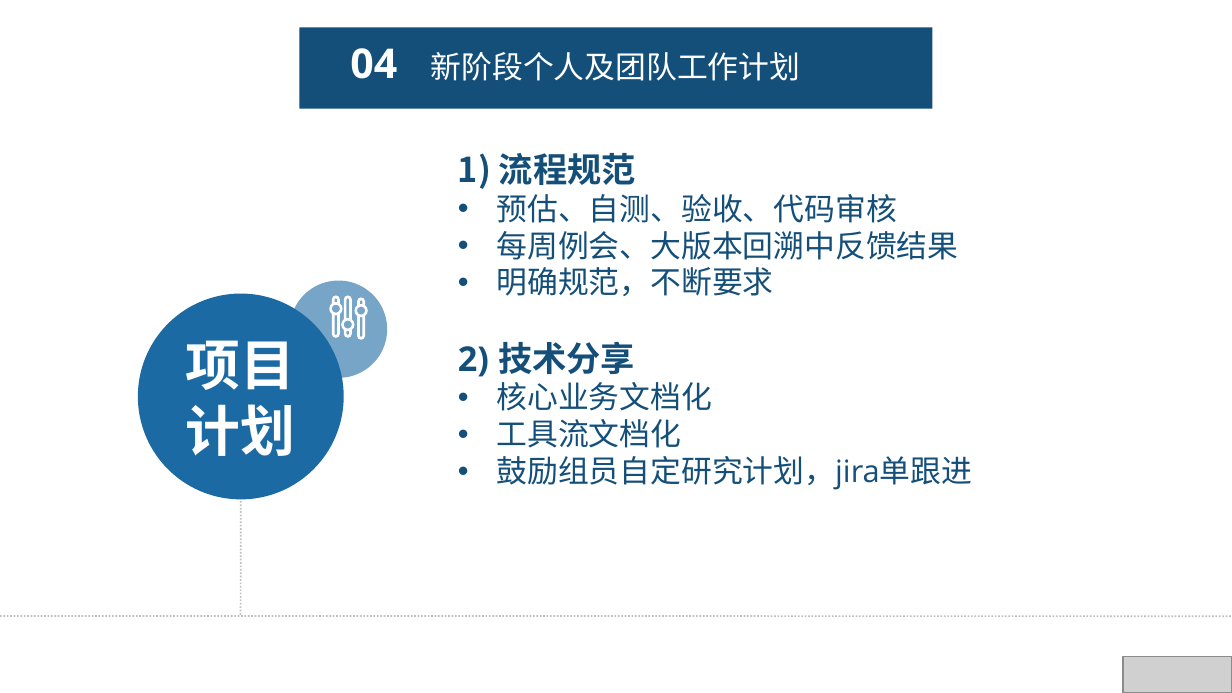
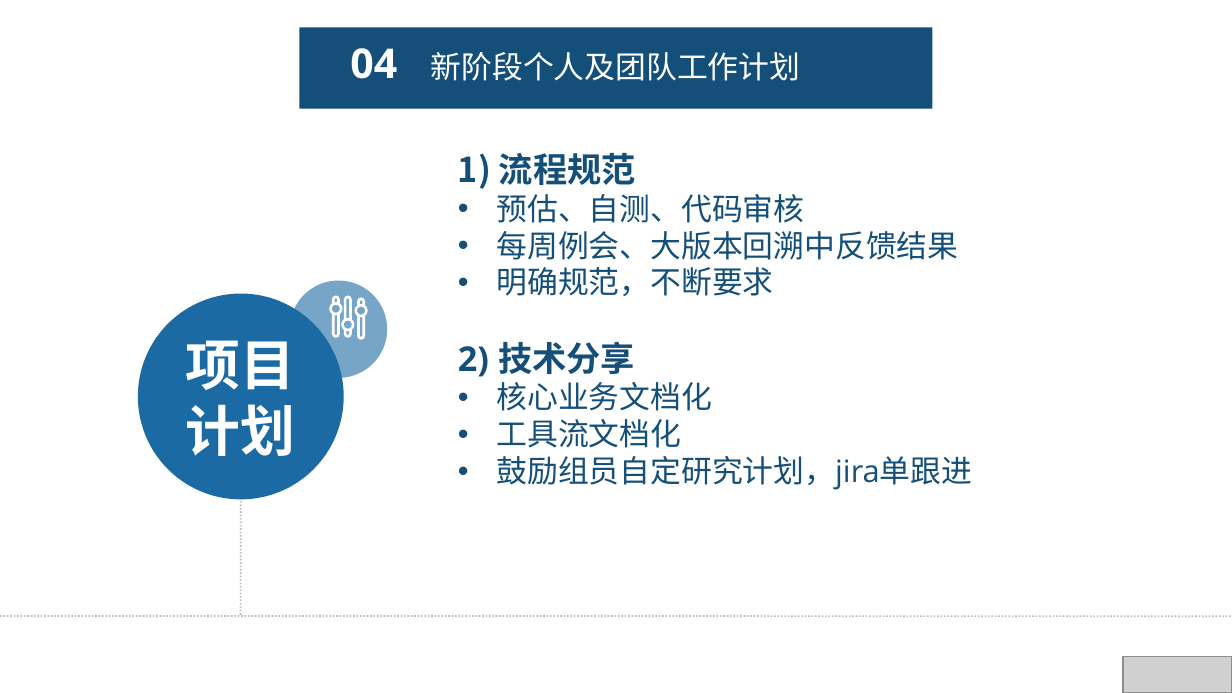
Before and after one commit to fengyuyu/world_rpg, a slide deck: slide 11 of 陈国锋-述职报告 .pptx (slide 9 before the commit). Drawn at 1232x693 pixels with LibreOffice and Linux fonts; fonts in the diff are those of the drawing; grey boxes stand for pictures. Boxes give left, top, right and bottom in pixels: in the first picture for what was removed or moved away, otherwise in the second. Text is boxed around its words. In the diff, an @@ line names an element or a change of style, - is before the commit and + after.

```diff
--- a/陈国锋-述职报告 .pptx
+++ b/陈国锋-述职报告 .pptx
@@ text at (496,194,804,223): text changed @@
-• 预估、自测、验收、代码审核
+• 预估、自测、代码审核
```
Also in this commit, not shown: 3 other slides changed, 6 slides added, 1 other file.
